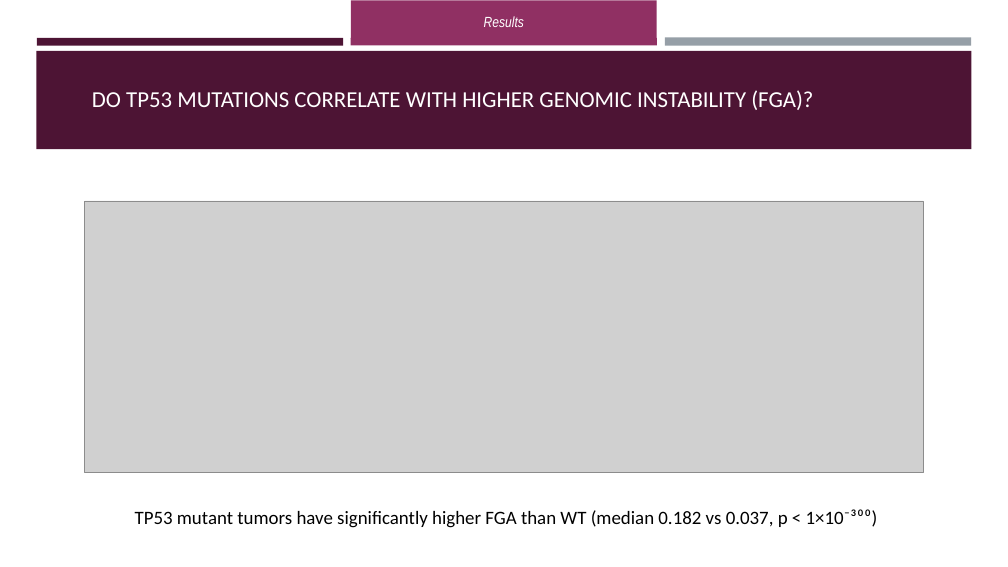
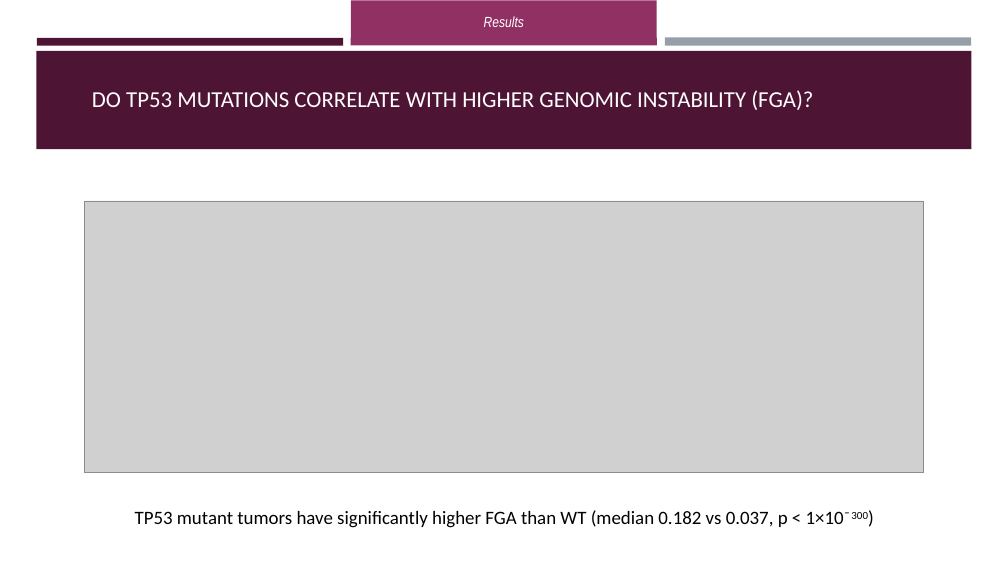
Before and after one commit to OrnitB/cancer_bioinformatics, a slide deck: slide 11 of project/project_background/Final Project Presentation - Ornit - Cancer Bioinfo March 2026.pptx. Drawn at 1008x567 pixels with LibreOffice and Linux fonts; fonts in the diff are those of the drawing; grey boxes stand for pictures. Boxes give left, top, right and bottom in pixels: in the first picture for what was removed or moved away, otherwise in the second. Text is boxed around its words. In the diff, an @@ line names an element or a change of style, - is before the commit and + after.

```diff
--- a/project/project_background/Final Project Presentation - Ornit - Cancer Bioinfo March 2026.pptx
+++ b/project/project_background/Final Project Presentation - Ornit - Cancer Bioinfo March 2026.pptx
@@ text at bbox=[135, 510, 868, 528]: text changed @@
-TP53 mutant tumors have significantly higher FGA than WT (median 0.182 vs 0.037, p < 1×10⁻³⁰⁰)
+TP53 mutant tumors have significantly higher FGA than WT (median 0.182 vs 0.037, p < 1×10⁻300)
```
Also in this commit, not shown: 1 other file.
